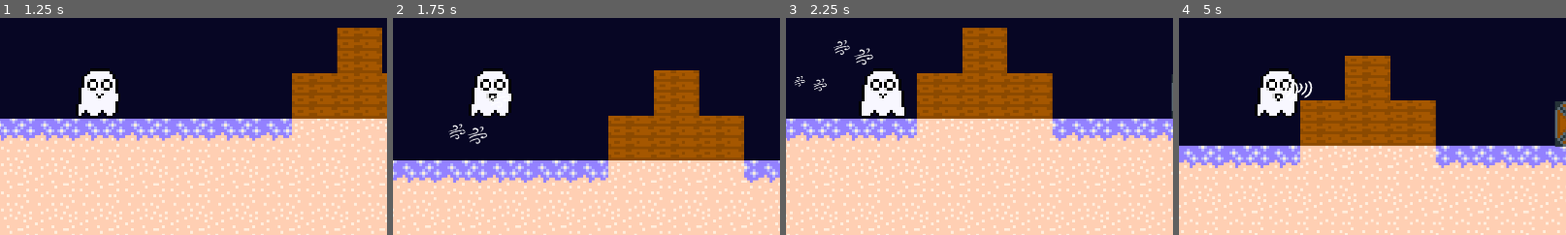
Above: before the commit, frames 1-4 (left to right).
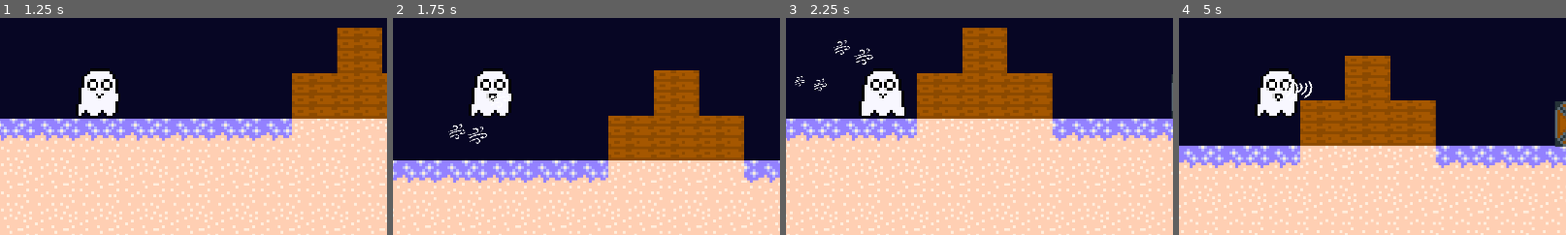
Above: after the commit, the same moments.

Repository: IonelPopJara/Game
Game: Godot game, scene res://Scenes/menu.tscn
Same seed, same stepped clock (60 frames per second), same inputs: the game is played once before the commit and once after it.
Inputs (mouse positions are % of the whole screen's width and height, from its top left):
- Up to frame 1 (1.25 s): click "Start" at 0.5 s
- Up to frame 2 (1.75 s): tap Enter at 1.25 s; move the mouse to (72, 45) at 1.27 s; press the mouse at (72, 45) at 1.28 s; hold D (move_right) from 1.28 s (still down); tap Space (jump) at 1.52 s
- Up to frame 3 (2.25 s): keep holding D (move_right); move the mouse to (30, 55) at 2.02 s; release the mouse at (30, 55) at 2.03 s; tap 1 (whisper_1) at 2.1 s
- Up to frame 4 (5 s): tap Space (jump) at 2.27, 3.77, 4.52 s; move the mouse to (60, 28) at 2.77 s; release D (move_right) at 2.78 s; hold A (move_left) 2.78-3.53 s; tap 2 (whisper_2) at 2.85 s; move the mouse to (45, 70) at 3.52 s; hold D (move_right) from 3.53 s (still down); tap 3 (whisper_3) at 3.6 s; move the mouse to (80, 65) at 4.27 s; press the mouse at (80, 65) at 4.28 s
The pictures show only the part of the screen within x 38-88%, y 36-86%; the shares and areas given below are measured in that part.

Frame 1 is identical in both runs. In frame 2, 0.2% of the frame differs, in the area x 14-29%, y 33-59%; in frame 3, 0.2%, in the area x 2-23%, y 10-34%; in frame 4, less than 0.1%.

Commit message:
Add clouds

Diff:
--- a/Scenes/Level0.tscn
+++ b/Scenes/Level0.tscn
@@ -1,9 +1,10 @@
-[gd_scene load_steps=8 format=3 uid="uid://d3wjvukoonxt8"]
+[gd_scene load_steps=9 format=3 uid="uid://bpyfadfef18vm"]
 
 [ext_resource type="Texture2D" uid="uid://xex8qp4dqqbn" path="res://Sprites/palette.png" id="1_3l3y0"]
 [ext_resource type="PackedScene" uid="uid://c4w1ktg8blxt6" path="res://Scenes/Player.tscn" id="2_qthv3"]
 [ext_resource type="PackedScene" uid="uid://dkaua2vestj0o" path="res://Scenes/movable_block.tscn" id="3_1own7"]
-[ext_resource type="PackedScene" uid="uid://da2pd6f26iges" path="res://Scenes/gravestone-checkpoint.tscn" id="4_oprvw"]
+[ext_resource type="PackedScene" path="res://Scenes/gravestone-checkpoint.tscn" id="4_oprvw"]
+[ext_resource type="PackedScene" uid="uid://53prsex33j4k" path="res://Scenes/spawner.tscn" id="5_6uk7h"]
 
 [sub_resource type="TileSetAtlasSource" id="TileSetAtlasSource_m285q"]
 resource_name = "atlas1"
@@ -76,4 +77,7 @@
 [node name="Gravestone" parent="." instance=ExtResource("4_oprvw")]
 position = Vector2(4076, 588)
 
+[node name="Spawner" parent="." instance=ExtResource("5_6uk7h")]
+position = Vector2(-1105, -185)
+
 [connection signal="body_entered" from="KillArea2D" to="CharacterBody2D" method="_on_kill_area_2d_body_entered"]
--- a/Scenes/Player.tscn
+++ b/Scenes/Player.tscn
@@ -4,11 +4,6 @@
 [ext_resource type="Texture2D" uid="uid://j16w8iyg54px" path="res://Sprites/ghost-spritesheet.png" id="2_eujfl"]
 [ext_resource type="Script" path="res://Scenes/Camera2D.gd" id="3_js3no"]
 [ext_resource type="PackedScene" uid="uid://d07a3jnhre3n2" path="res://Scenes/whisper_gun.tscn" id="3_vnob7"]
-[ext_resource type="Texture2D" uid="uid://bwppug44tecuv" path="res://Sprites/skill2.png" id="5_auat7"]
-[ext_resource type="Texture2D" uid="uid://uvlkd64a47e0" path="res://Sprites/skill1.png" id="5_ufhqs"]
-[ext_resource type="Texture2D" uid="uid://bcblanbpok8x0" path="res://Sprites/skill3.png" id="6_uvjqq"]
-[ext_resource type="Script" path="res://Scenes/PauseMenu.gd" id="7_d5eie"]
-[ext_resource type="Theme" uid="uid://dt0yw1bsqp5q6" path="res://Fonts/Themes/menu.tres" id="8_i7ai3"]
 [ext_resource type="Texture2D" uid="uid://crte0gkotep4p" path="res://Sprites/whisper-ui.png" id="7_k6wfx"]
 
 [sub_resource type="RectangleShape2D" id="RectangleShape2D_wwbbs"]
@@ -169,28 +164,6 @@
 texture = ExtResource("7_k6wfx")
 hframes = 3
 
-[node name="PauseMenu" type="VBoxContainer" parent="Camera2D"]
-visible = false
-offset_left = -258.0
-offset_top = -359.0
-offset_right = 270.0
-offset_bottom = 178.0
-script = ExtResource("7_d5eie")
-
-[node name="QuitButton" type="Button" parent="Camera2D/PauseMenu"]
-custom_minimum_size = Vector2(0, 150)
-layout_mode = 2
-theme = ExtResource("8_i7ai3")
-theme_override_font_sizes/font_size = 120
-text = "Quit"
-
-[node name="CancelButton" type="Button" parent="Camera2D/PauseMenu"]
-custom_minimum_size = Vector2(0, 150)
-layout_mode = 2
-theme = ExtResource("8_i7ai3")
-theme_override_font_sizes/font_size = 120
-text = "Cancel"
-
 [node name="Whisper Gun" parent="." instance=ExtResource("3_vnob7")]
 
 [node name="AnimationPlayer" type="AnimationPlayer" parent="."]
@@ -202,6 +175,3 @@
 volume_db = -10.0
 pitch_scale = 0.8
 max_polyphony = 1000
-
-[connection signal="pressed" from="Camera2D/PauseMenu/QuitButton" to="Camera2D/PauseMenu" method="_on_quit_button_pressed"]
-[connection signal="pressed" from="Camera2D/PauseMenu/CancelButton" to="Camera2D/PauseMenu" method="_on_cancel_button_pressed"]
--- a/Scenes/bullet_grow.tscn
+++ b/Scenes/bullet_grow.tscn
@@ -10,6 +10,7 @@
 script = ExtResource("1_8faed")
 
 [node name="Sprite2D" type="Sprite2D" parent="."]
+texture_filter = 1
 scale = Vector2(2.5, 2.5)
 texture = ExtResource("2_p1bfx")
 
--- a/Scenes/bullet_lift.tscn
+++ b/Scenes/bullet_lift.tscn
@@ -10,6 +10,7 @@
 script = ExtResource("1_y3piy")
 
 [node name="Sprite2D" type="Sprite2D" parent="."]
+texture_filter = 1
 scale = Vector2(2.55, 2.55)
 texture = ExtResource("2_5pc87")
 
--- a/Scenes/bullet_push.tscn
+++ b/Scenes/bullet_push.tscn
@@ -10,6 +10,7 @@
 script = ExtResource("1_xkkap")
 
 [node name="Sprite2D" type="Sprite2D" parent="."]
+texture_filter = 1
 scale = Vector2(2.855, 2.855)
 texture = ExtResource("2_od3ra")
 
--- /dev/null
+++ b/Scenes/cloud.gd
@@ -0,0 +1,14 @@
+extends Sprite2D
+
+var speed = 50  # Adjust this to change cloud speed
+
+# Called when the node enters the scene tree for the first time.
+func _ready():
+	modulate.a8 = 80
+
+func _process(delta):
+	# Move cloud from left to right
+	position.x += speed * delta
+	# If cloud moves off-screen to the right, remove it
+	if position.x > get_viewport_rect().size.x:
+		queue_free()
--- /dev/null
+++ b/Scenes/cloud.tscn
@@ -0,0 +1,10 @@
+[gd_scene load_steps=3 format=3 uid="uid://wic67r1khw1s"]
+
+[ext_resource type="Texture2D" uid="uid://bppjtfbkihf2d" path="res://Sprites/lift-whisper.png" id="1_fe110"]
+[ext_resource type="Script" path="res://Scenes/cloud.gd" id="2_vnjk8"]
+
+[node name="Cloud" type="Sprite2D"]
+z_index = -20
+scale = Vector2(24.8667, 21.3333)
+texture = ExtResource("1_fe110")
+script = ExtResource("2_vnjk8")
--- /dev/null
+++ b/Scenes/spawner.gd
@@ -0,0 +1,20 @@
+extends Node2D
+
+var TIME_INTERVAL = 3
+
+var cloud_scene_path = preload("res://Scenes/cloud.tscn")
+var spawn_interval = 5  # Adjust this to change spawn interval
+
+var currentTime = 0.0
+
+func _process(delta):
+	currentTime += delta
+
+	TIME_INTERVAL = randf_range(15, 50)
+
+	if (currentTime >= TIME_INTERVAL):
+		currentTime = 0.0
+
+		var cloud_instance = cloud_scene_path.instantiate()
+		cloud_instance.position = Vector2(0, randf_range(-500, 500))  # Random Y position
+		add_child(cloud_instance)
--- /dev/null
+++ b/Scenes/spawner.tscn
@@ -0,0 +1,6 @@
+[gd_scene load_steps=2 format=3 uid="uid://53prsex33j4k"]
+
+[ext_resource type="Script" path="res://Scenes/spawner.gd" id="1_ymmol"]
+
+[node name="Spawner" type="Node2D"]
+script = ExtResource("1_ymmol")
